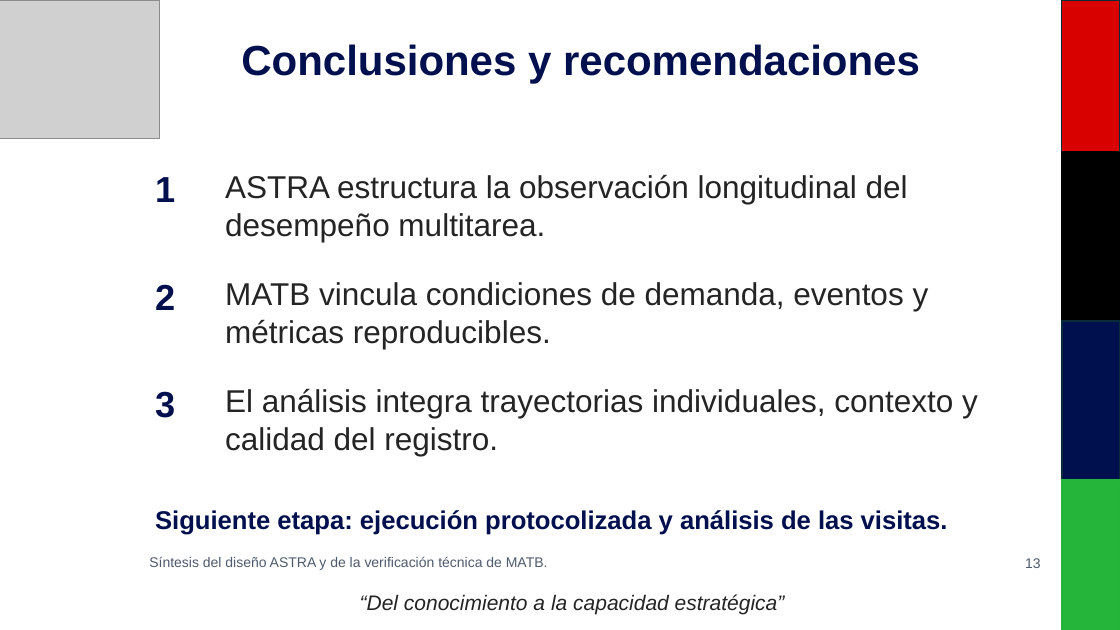
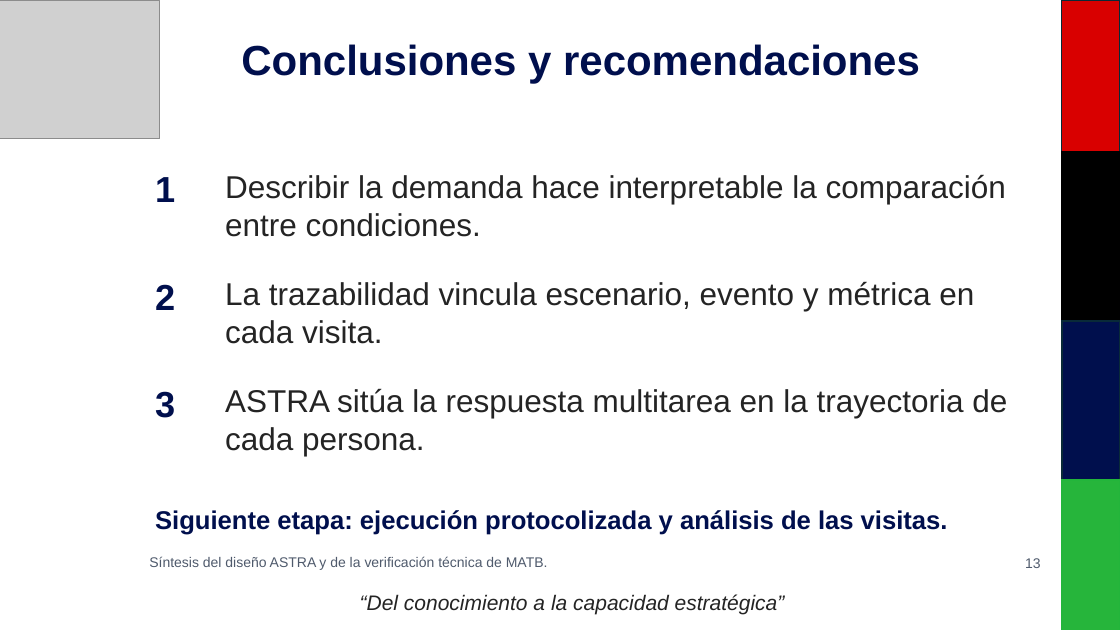
Before and after one commit to strikerdlm/MATB, a slide deck: slide 13 of CEINNA/entregables/ASTRA_MATB_III_CEINNA_es.pptx. Drawn at 1120x630 pixels with LibreOffice and Linux fonts; fonts in the diff are those of the drawing; grey boxes stand for pictures. Boxes give left, top, right and bottom in pixels: in the first picture for what was removed or moved away, otherwise in the second. Text is boxed around its words. In the diff, an @@ line names an element or a change of style, - is before the commit and + after.

```diff
--- a/CEINNA/entregables/ASTRA_MATB_III_CEINNA_es.pptx
+++ b/CEINNA/entregables/ASTRA_MATB_III_CEINNA_es.pptx
@@ text at [225,174,1006,237]: text changed @@
-ASTRA estructura la observación longitudinal del desempeño multitarea.
+Describir la demanda hace interpretable la comparación entre condiciones.
@@ text at [225,281,974,344]: text changed @@
-MATB vincula condiciones de demanda, eventos y métricas reproducibles.
+La trazabilidad vincula escenario, evento y métrica en cada visita.
@@ text at [225,388,1007,456]: text changed @@
-El análisis integra trayectorias individuales, contexto y calidad del registro.
+ASTRA sitúa la respuesta multitarea en la trayectoria de cada persona.
```
Also in this commit, not shown: 4 other slides changed, 43 other files.
